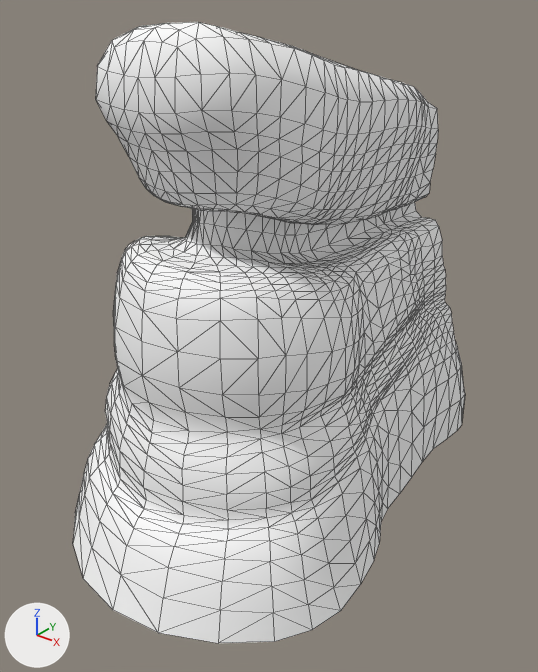
An edit to the FBX model Assets/Ryan/NEW/MESH/FBX/Hoodoo_02.fbx, drawn before and after from the same camera.
The view is the same before and after, from a 50 mm camera at (12.22, -8.32, 14.96) aimed at (0.06, 6.88, 5.53). The axes (+X, +Y, +Z) are drawn at lower left. The lights are the same throughout. Mesh edges are drawn as thin lines. Where no turn or scale is listed for an object, it has been applied to the vertices.

Objects in the first picture: 'Hoodoo_02'.
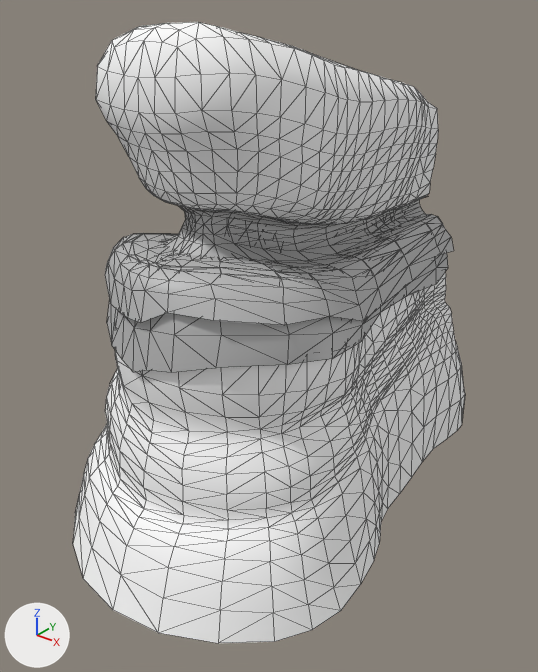
The change, as a list of edits to the scene's bpy script:
```text
Add mat_lambert1:
    mat_lambert1 = principled_material('lambert1')
    mat_lambert1.base_color = (0.5, 0.5, 0.5)  # grey #bcbcbc
Add me_mesh_001:
    me_mesh_001.from_pydata(...)  # 420 vertices, 680 faces; spans x -3.25..3.41, y 1.91..15.24, z 5.32..10.1
    me_mesh_001.materials.append(mat_lambert1)  # grey #bcbcbc
Add ob_polysurface39:
    ob_polysurface39 = bpy.data.objects.new('polySurface39', me_mesh_001)
    ob_polysurface39.location = (0.0, 0.0, 0.0)
```

Pixel boxes (x1, y1, x2, y2) of what changed, in the pictures (538 x 672 px):
'polySurface39', added
    after: (105, 196, 454, 372)
